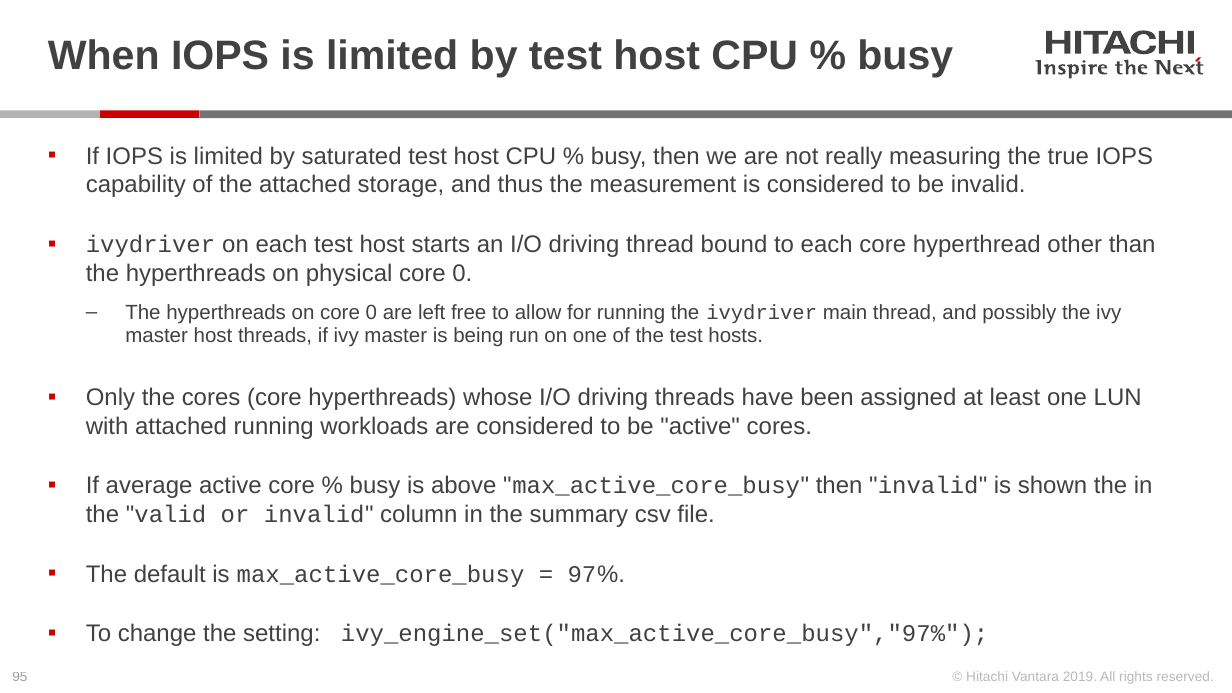
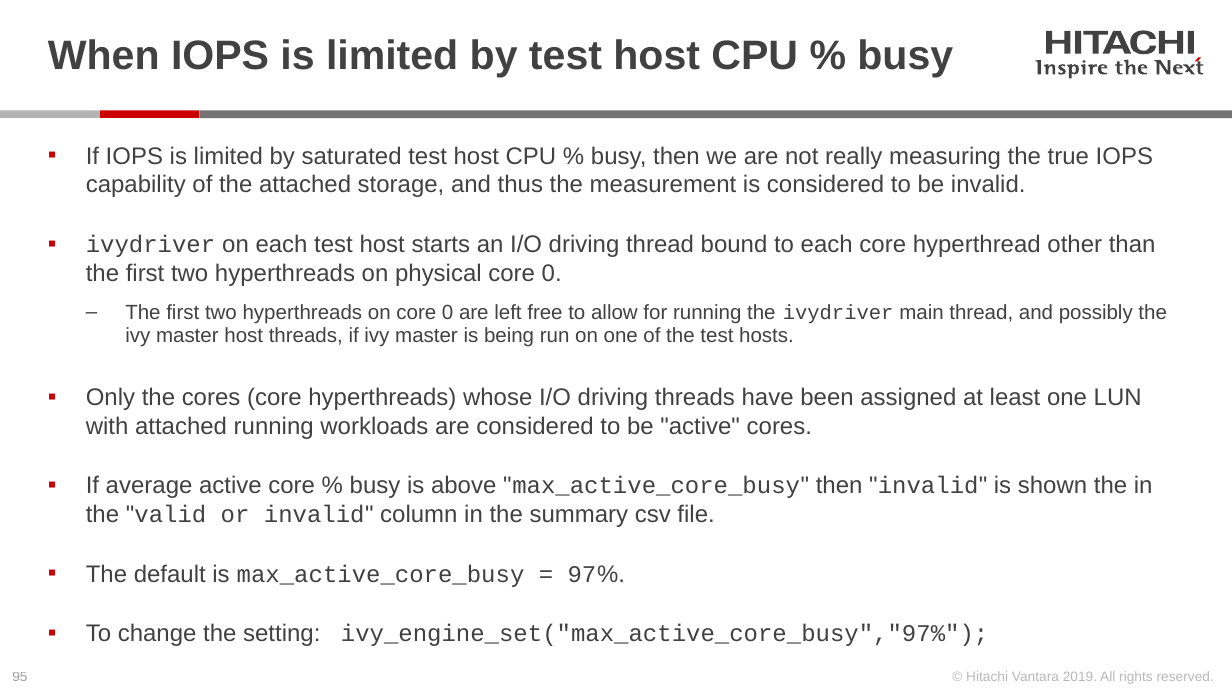
Before and after one commit to Hitachi-Data-Systems/ivy, a slide deck: slide 95 of doc/Programming the ivy engine.pptx. Drawn at 1232x693 pixels with LibreOffice and Linux fonts; fonts in the diff are those of the drawing. Boxes give left, top, right and bottom in pixels: in the first picture for what was removed or moved away, otherwise in the second. Text is boxed around its words. In the diff, an @@ line names an element or a change of style, - is before the commit and + after.

Commit message:
3.33.09 - add set attribute to ivydriver, fix accumulator bucket lookup

```diff
--- a/doc/Programming the ivy engine.pptx
+++ b/doc/Programming the ivy engine.pptx
@@ text at box(86, 234, 1166, 347): text changed @@
-▪ ivydriver on each test host starts an I/O driving thread bound to each core hyperthread other than the hyperthreads on physical core 0.
-  ‒ The hyperthreads on core 0 are left free to allow for running the ivydriver main thread, and possibly the ivy master host threads, if ivy master is being run on one of the test hosts.
+▪ ivydriver on each test host starts an I/O driving thread bound to each core hyperthread other than the first two hyperthreads on physical core 0.
+  ‒ The first two hyperthreads on core 0 are left free to allow for running the ivydriver main thread, and possibly the ivy master host threads, if ivy master is being run on one of the test hosts.
```
Also in this commit, not shown: 3 other slides changed, 11 other files.
